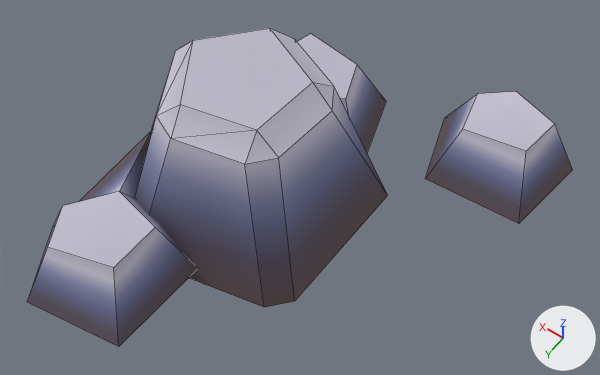
The FBX model Assets/AndreyProduction/Meta/block_mountain_2_2.fbx as it was, and as the next commit left it.
Rendered twice from a camera (50 mm lens) standing at (-0.964, 0.175, 1.996) and looking at (-0.55, -0.405, 1.084). The lights are fixed; the arrows at lower right show +X, +Y and +Z. The picture after the commit comes second. Mesh edges are drawn as thin lines.

Script lines for the objects in view, before the commit:
```python
me_cube_140 = bpy.data.meshes.new('Cube.140')
me_cube_140.from_pydata(...)  # 52 vertices, 40 faces; spans x -0.832..-0.248, y -0.805..-0.076, z 0.985..1.238
me_cube_140.materials.append(mat_tetris_mat)  # picture img_textures_temp4_png
# before: 14 (-0.248, -0.416, 0.996) at pixel (151, 130), 32 (-0.372, -0.299, 1.005), 33 (-0.359, -0.248, 1.097) at pixel (119, 191), 34 (-0.482, -0.254, 1.007), 35 (-0.44, -0.231, 1.098) at pixel (155, 227)
# before: 36 (-0.479, -0.099, 1.013) at pixel (118, 346), 37 (-0.444, -0.15, 1.107) at pixel (113, 267), 38 (-0.332, -0.076, 1.013) at pixel (27, 302), 39 (-0.35, -0.125, 1.102) at pixel (47, 247), 40 (-0.266, -0.185, 1.009) at pixel (52, 227)
# before: 41 (-0.316, -0.185, 1.1) at pixel (62, 205)
ob_block_mountain_2_2 = bpy.data.objects.new('block_mountain_2_2', me_cube_140)
ob_block_mountain_2_2.location = (0.0, 0.0, 0.0)
```
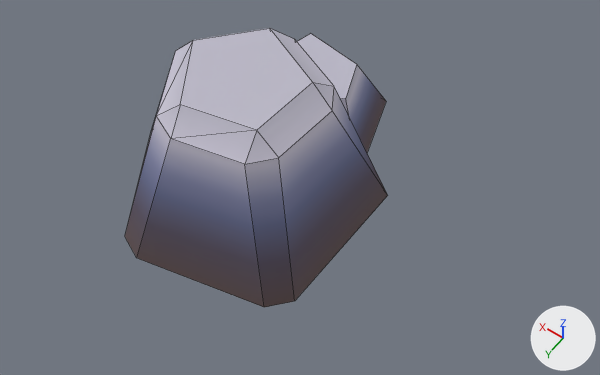
Commit message: - less details on mountains meta

What differs and where, as boxes [x1, y1, x2, y2] in the pictures (600 x 375 px):
'block_mountain_2_2', reshaped (52% narrower, 12% shorter)
    before: [28, 28, 573, 347]
    after: [125, 28, 388, 307]
part 1 of me_cube_140, deleted
    before: [425, 92, 573, 224]
part 2 of me_cube_140, deleted
    before: [28, 132, 197, 347]

The change, as a list of edits to the scene's bpy script:
```text
Change me_cube_140:
    used by ob_block_mountain_2_2; location = (0.0, 0.0, 0.0)
    verts and faces of me_cube_140; kept vertices keep their numbers, new ones are numbered from 52
    remove me_cube_140.from_pydata(...)  # 52 vertices, 40 faces; spans x -0.832..-0.248, y -0.805..-0.076, z 0.985..1.238
    add me_cube_140.from_pydata(...)  # 32 vertices, 27 faces; spans x -0.625..-0.248, y -0.702..-0.225, z 0.985..1.238
    me_cube_140 part 1: the loose piece of 10 vertices spanning x -0.832..-0.615, y -0.805..-0.589, z 0.986..1.088 is deleted
    me_cube_140 part 2
    add delete_vertices([*range(32, 42)])  # with the faces that use them
```
